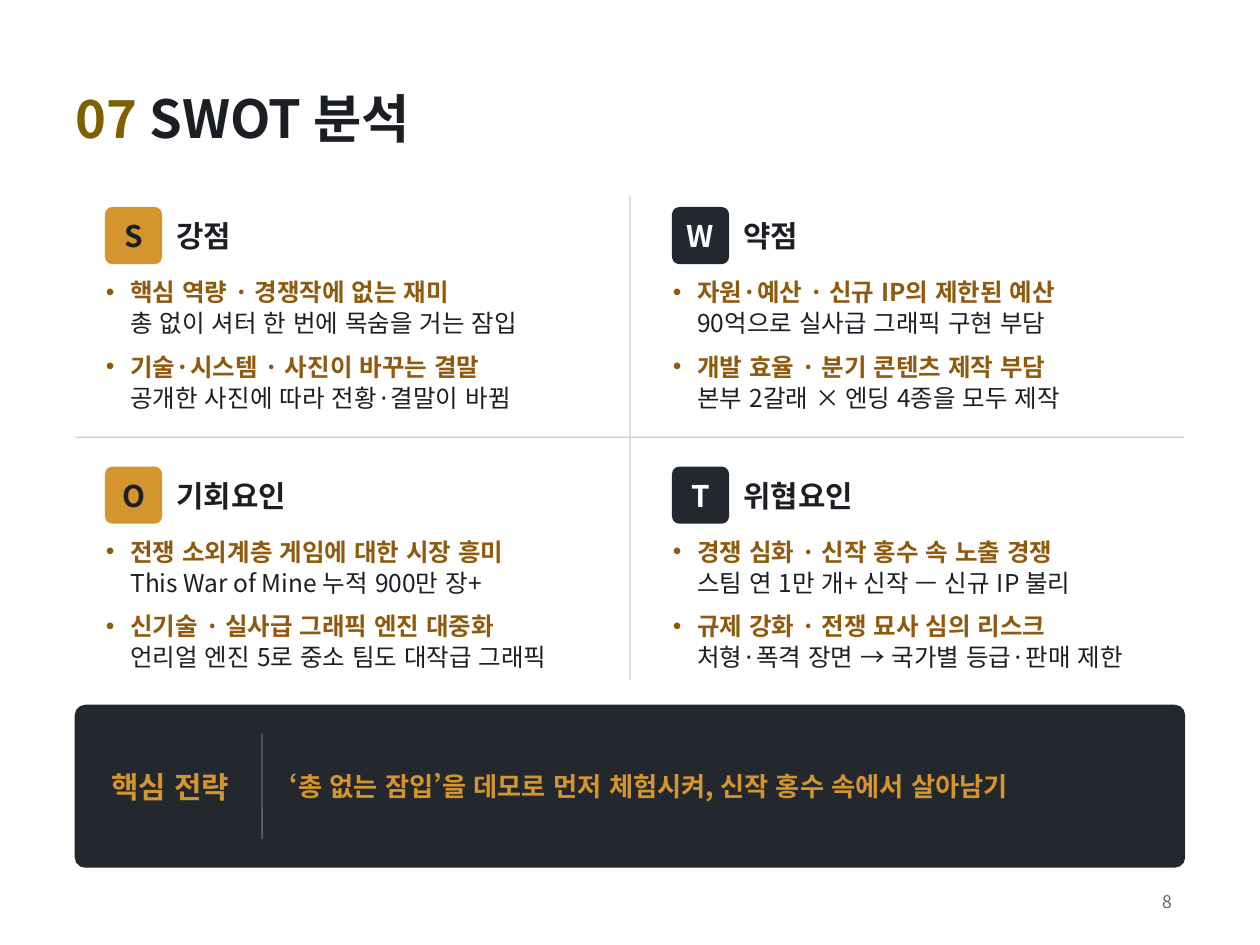
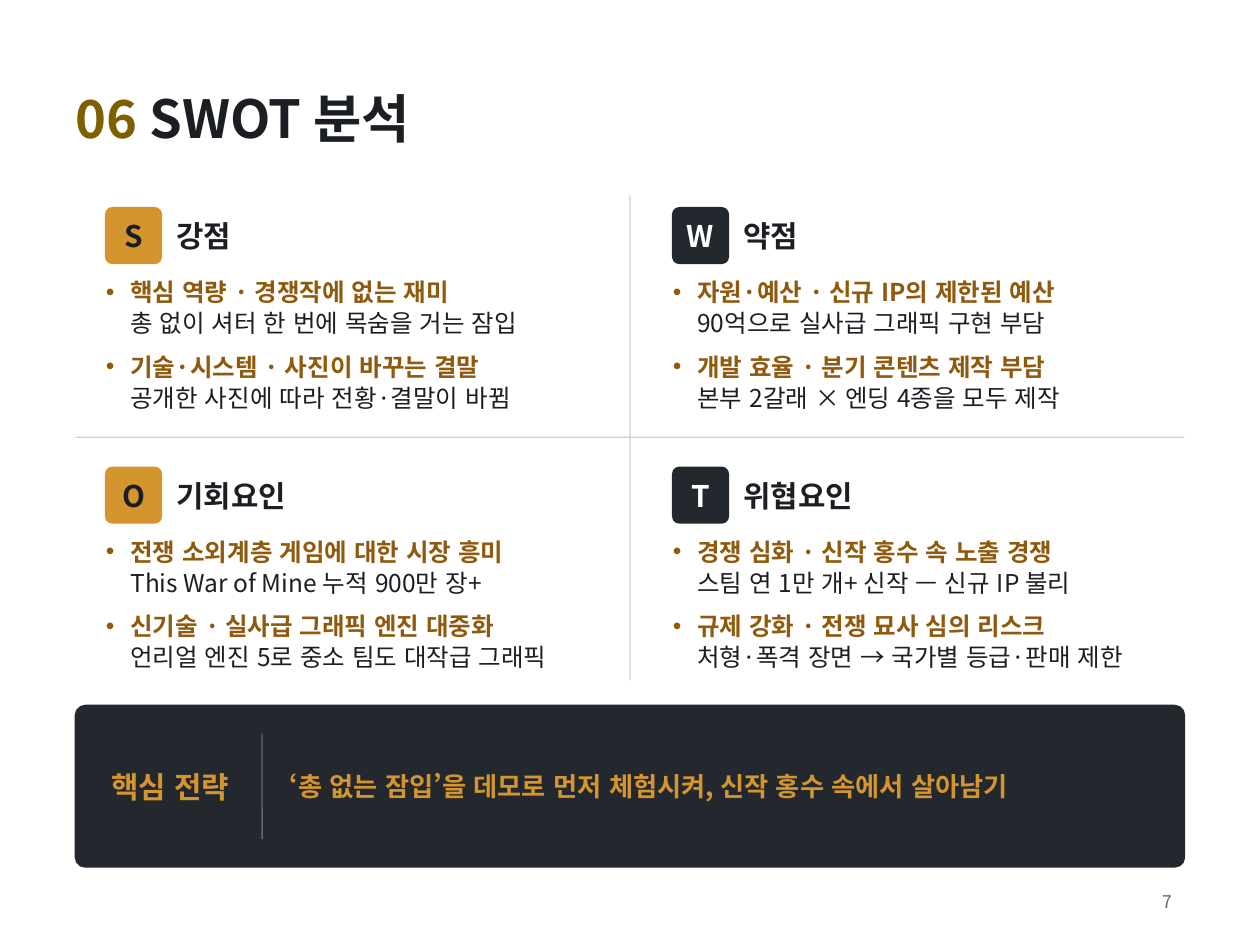
Before and after one commit to golgold/unitybasic, a slide deck: slide 7 of 기획/김민우_게임_FRAME UNDER FIRE.pptx (slide 8 before the commit). Drawn at 1260x945 pixels with LibreOffice and Linux fonts; fonts in the diff are those of the drawing. Boxes give left, top, right and bottom in pixels: in the first picture for what was removed or moved away, otherwise in the second. Text is boxed around its words. In the diff, an @@ line names an element or a change of style, - is before the commit and + after.

```diff
--- a/기획/김민우_게임_FRAME UNDER FIRE.pptx
+++ b/기획/김민우_게임_FRAME UNDER FIRE.pptx
@@ title at (x1=76, y1=94, x2=411, y2=143): text changed @@
-07 SWOT 분석
+06 SWOT 분석
@@ page number at (x1=1162, y1=895, x2=1172, y2=908): text changed @@
-8
+7
```
Also in this commit, not shown: 7 other slides changed, 1 slide removed, 1 other file.
